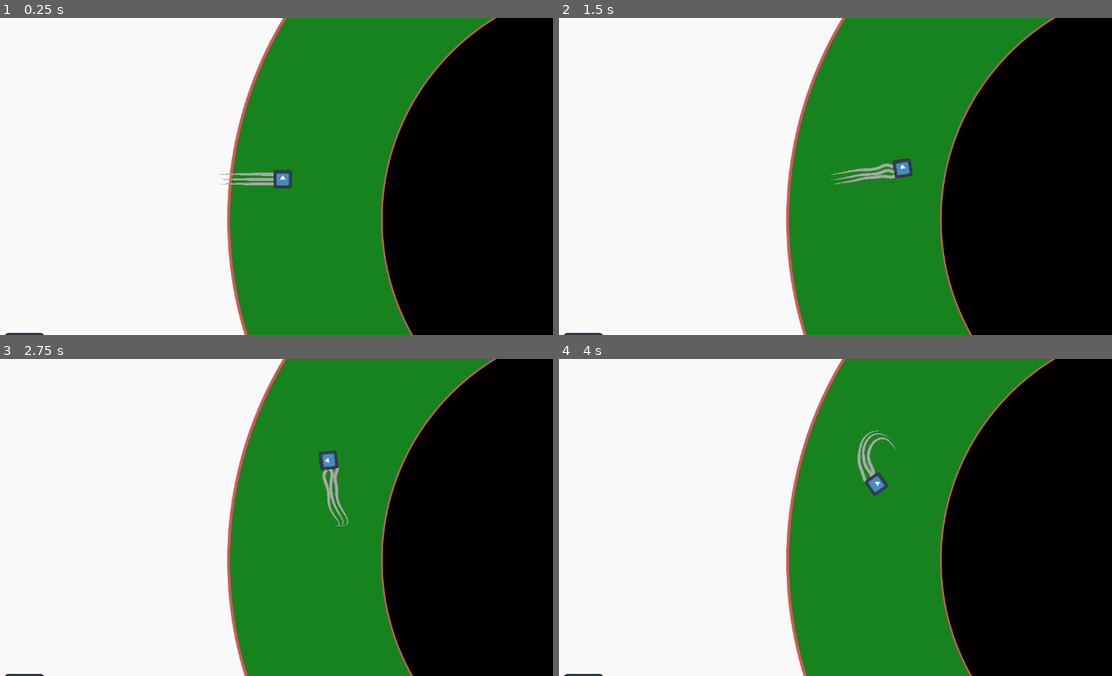
Above: before the commit, frames 1-4 (two rows, left to right).
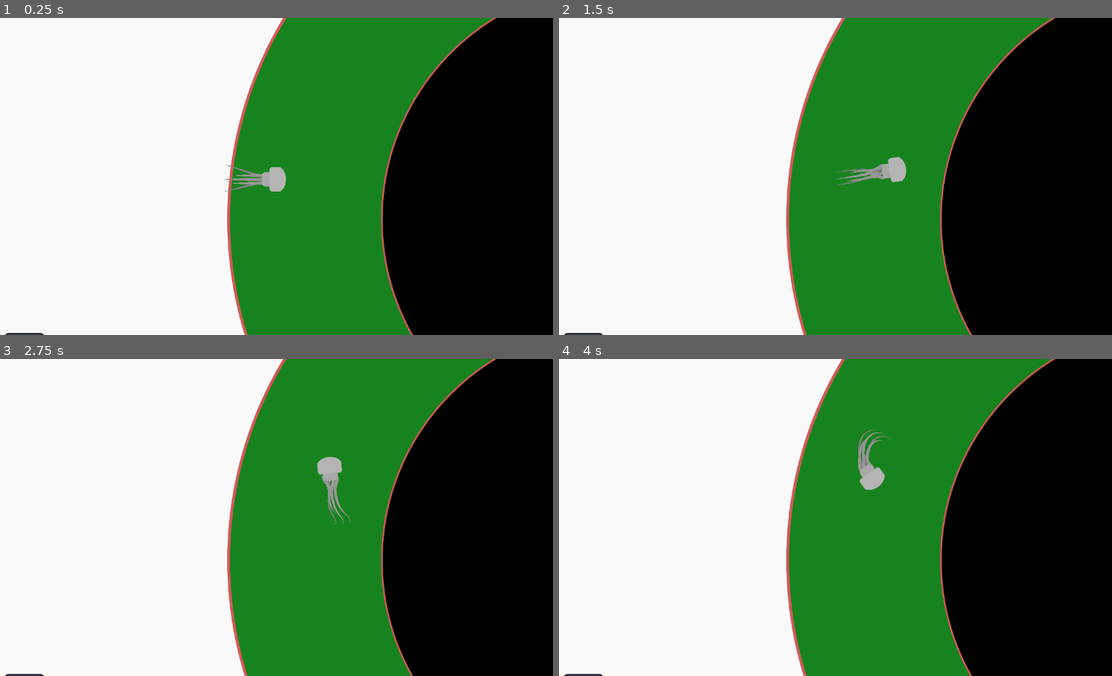
Above: after the commit, the same moments.

Repository: yourname3/eyegame
Game: Godot game, scene res://game.tscn
Two runs of this game, one before a commit and one after it. Both use one fixed random seed, a clock stepped at 60 frames per second and the inputs below. The engine's default icon, where the game draws it, is replaced by a stand-in: a white triangle on a blue panel in a dark square.
Inputs (mouse positions are in pixels of both pictures, inside the frame that each line leads up to):
- Up to frame 1 (0.25 s): no input
- Up to frame 2 (1.5 s): tap Enter at 0.5 s; move the mouse to (951, 160) at 0.52 s; move the mouse to (719, 192) at 1.27 s
- Up to frame 3 (2.75 s): move the mouse to (326, 447) at 2.02 s
- Up to frame 4 (4 s): move the mouse to (802, 580) at 2.77 s; move the mouse to (1001, 565) at 3.52 s

The runs differ from the first frame. In frame 1, 0.4% of the frame differs, in the area x 39-53%, y 46-56%; in frame 2, 0.4%; in frame 3, 0.5%; in frame 4, 0.5%, in the area x 53-62%, y 22-43%.

Commit message:
That sure looks like something

Diff:
--- /dev/null
+++ b/player/main_body.svg
@@ -0,0 +1,57 @@
+<?xml version="1.0" encoding="UTF-8" standalone="no"?>
+<!-- Created with Inkscape (http://www.inkscape.org/) -->
+
+<svg
+   width="128"
+   height="128"
+   viewBox="0 0 33.866666 33.866666"
+   version="1.1"
+   id="svg1"
+   inkscape:version="1.4 (86a8ad7, 2024-10-11)"
+   sodipodi:docname="main_body.svg"
+   xmlns:inkscape="http://www.inkscape.org/namespaces/inkscape"
+   xmlns:sodipodi="http://sodipodi.sourceforge.net/DTD/sodipodi-0.dtd"
+   xmlns="http://www.w3.org/2000/svg"
+   xmlns:svg="http://www.w3.org/2000/svg">
+  <sodipodi:namedview
+     id="namedview1"
+     pagecolor="#505050"
+     bordercolor="#eeeeee"
+     borderopacity="1"
+     inkscape:showpageshadow="0"
+     inkscape:pageopacity="0"
+     inkscape:pagecheckerboard="0"
+     inkscape:deskcolor="#505050"
+     inkscape:document-units="px"
+     inkscape:zoom="8.8016274"
+     inkscape:cx="88.222322"
+     inkscape:cy="65.385636"
+     inkscape:window-width="2560"
+     inkscape:window-height="1494"
+     inkscape:window-x="-11"
+     inkscape:window-y="-11"
+     inkscape:window-maximized="1"
+     inkscape:current-layer="layer1" />
+  <defs
+     id="defs1" />
+  <g
+     inkscape:label="Layer 1"
+     inkscape:groupmode="layer"
+     id="layer1">
+    <path
+       id="rect1"
+       style="fill:#a8a8a8;stroke-width:1.97267;stroke-linecap:square;stroke-miterlimit:12.9"
+       d="M 0.12024292,9.8360662 3.2465586,6.9502363 H 10.581376 V 26.970681 H 3.6072874 L 0.06012146,24.144973 Z"
+       sodipodi:nodetypes="ccccccc" />
+    <path
+       id="rect2"
+       style="fill:#b4b4b4;fill-opacity:1;stroke-width:3.06303;stroke-linecap:square;stroke-miterlimit:12.9"
+       d="m 10.461133,2.56137 2.46498,-2.58522262 H 25.491497 V 33.764405 H 12.926114 L 10.461133,31.50985 Z"
+       sodipodi:nodetypes="ccccccc" />
+    <path
+       style="fill:#b4b4b4;fill-opacity:1;stroke:none;stroke-width:2.38125;stroke-linecap:square;stroke-miterlimit:12.9"
+       d="M 25.416346,-0.00751518 C 35.817357,6.4856022 36.824392,26.573684 25.220951,33.848381"
+       id="path2"
+       sodipodi:nodetypes="cc" />
+  </g>
+</svg>
--- a/player/player_animation.tscn
+++ b/player/player_animation.tscn
@@ -2,7 +2,7 @@
 
 [ext_resource type="Script" uid="uid://bwrea3awxyb53" path="res://player/player_animation.gd" id="1_fp5y0"]
 [ext_resource type="Script" uid="uid://cj378pgaoju2f" path="res://player/player_flagellum.gd" id="1_v5hpx"]
-[ext_resource type="Texture2D" uid="uid://cjjjj6t82jvhd" path="res://icon.svg" id="3_t8nns"]
+[ext_resource type="Texture2D" uid="uid://dfoct6gc3qe2q" path="res://player/main_body.svg" id="3_t8nns"]
 
 [sub_resource type="Curve" id="Curve_v5hpx"]
 _data = [Vector2(0, 1), 0.0, 0.0483477, 0, 0, Vector2(1, 0), -2.00557, 0.0, 0, 0]
@@ -11,30 +11,49 @@
 [node name="PlayerAnimation" type="Node2D"]
 script = ExtResource("1_fp5y0")
 
-[node name="Line2D" type="Line2D" parent="."]
-rotation = -3.14159
-points = PackedVector2Array(0, 0, 172, 0)
+[node name="Line2D5" type="Line2D" parent="."]
+position = Vector2(-17.2818, -2.59416)
+rotation = 3.45405
+points = PackedVector2Array(0, 0, 146, 1.28746e-05)
+width = 8.36
 width_curve = SubResource("Curve_v5hpx")
-default_color = Color(0.654232, 0.654232, 0.654232, 1)
+default_color = Color(0.497474, 0.497474, 0.497474, 1)
+script = ExtResource("1_v5hpx")
+
+[node name="Line2D4" type="Line2D" parent="."]
+position = Vector2(-19.2818, 4.40584)
+rotation = 2.89456
+points = PackedVector2Array(0, 0, 146, 1.28746e-05)
+width = 8.36
+width_curve = SubResource("Curve_v5hpx")
+default_color = Color(0.497474, 0.497474, 0.497474, 1)
 script = ExtResource("1_v5hpx")
 
 [node name="Line2D2" type="Line2D" parent="."]
-position = Vector2(1, 14)
+position = Vector2(-18, 12)
 rotation = -3.14159
-points = PackedVector2Array(0, 0, 172, 0)
+points = PackedVector2Array(0, 0, 119, 1.04904e-05)
 width_curve = SubResource("Curve_v5hpx")
-default_color = Color(0.654232, 0.654232, 0.654232, 1)
+default_color = Color(0.593134, 0.593134, 0.593134, 1)
+script = ExtResource("1_v5hpx")
+
+[node name="Line2D" type="Line2D" parent="."]
+position = Vector2(-18, 0)
+rotation = 3.14159
+points = PackedVector2Array(0, 0, 145, 1.26763e-05)
+width_curve = SubResource("Curve_v5hpx")
+default_color = Color(0.593134, 0.593134, 0.593134, 1)
 script = ExtResource("1_v5hpx")
 
 [node name="Line2D3" type="Line2D" parent="."]
-position = Vector2(-1, -16)
+position = Vector2(-18, -12)
 rotation = -3.14159
-points = PackedVector2Array(0, 0, 172, 0)
+points = PackedVector2Array(0, 0, 107, 9.53674e-06)
 width_curve = SubResource("Curve_v5hpx")
-default_color = Color(0.654232, 0.654232, 0.654232, 1)
+default_color = Color(0.593134, 0.593134, 0.593134, 1)
 script = ExtResource("1_v5hpx")
 
-[node name="Icon" type="Sprite2D" parent="."]
-position = Vector2(28, -1)
-scale = Vector2(0.435722, 0.435722)
+[node name="MainBody" type="Sprite2D" parent="."]
+position = Vector2(1, -9.53674e-07)
+scale = Vector2(0.59375, 0.59375)
 texture = ExtResource("3_t8nns")
--- a/player/player_flagellum.gd
+++ b/player/player_flagellum.gd
@@ -39,11 +39,13 @@
 
 	var speed_control := remap(get_parent().position_delta.length(), 0.0, 400.0 / 60.0, 0.0, 1.0)
 
-	var amp: float = lerp(0.0, 80.0, speed_control)
+	var amp: float = lerp(0.0, 20.0, speed_control)
 	#var maxstep: float = lerp(1.2, 2.0, speed_control) * step
 	var maxstep := 1.2 * step
 
-	_phase = fmod(_phase + delta * _phase_rate * lerp(1.0, 7.0, speed_control), TAU)
+	var phase_speedup = lerp(1.0, 7.0, speed_control)
+
+	_phase = fmod(_phase + delta * _phase_rate * phase_speedup, TAU)
 
 	#global_points[0] = global_transform * (ROOT + Vector2(0, sin(_phase) * amp))
 
@@ -51,7 +53,7 @@
 		var t := float(i) / float(points.size() - 1)
 		t = 1.0 - (abs(t - 0.4) * 2.0)
 		var amp_i := t * amp
-		truth[i].y = sin(i * 0.3 + _phase) * amp_i
+		truth[i].y = sin(i * 0.3 * phase_speedup + _phase) * amp#_i
 	global_points[0] = global_transform * truth[0]
 
 	var noise = Vector2.from_angle(randf_range(0, TAU)) * randf_range(0, 40)
Not shown, added: player/main_body.svg.import
